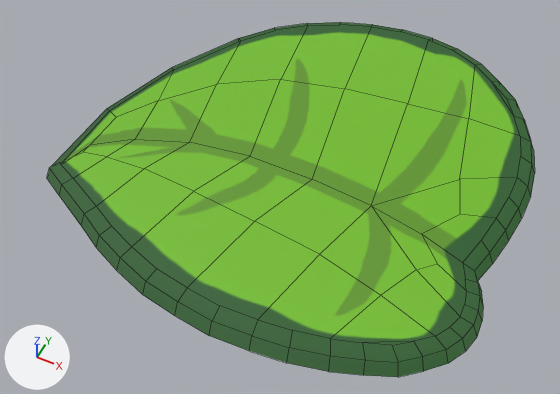
An edit to the FBX model Assets/Meshes/Plants/Leaf01.fbx, drawn before and after from the same camera.
Both versions are drawn from a 50 mm lens placed at (0.06, -0.669, 0.812), pointed at (-0.283, 0.017, -0.045). Every picture has the same lights, and +X, +Y and +Z are marked at lower left. Mesh edges are drawn as thin lines. Where no turn or scale is listed for an object, it has been applied to the vertices.

The older version as bpy lines, for what is in view:
```python
me_plane_027 = bpy.data.meshes.new('Plane.027')
me_plane_027.from_pydata(...)  # 151 vertices, 122 faces; spans x -0.727..0.049, y -0.3..0.3, z -0.181..0.108
me_plane_027.materials.append(mat_material_011)  # picture img_leaf01_png
ob_plane_026 = bpy.data.objects.new('Plane.026', me_plane_027)
ob_plane_026.location = (0.0, 0.0, 0.0)
```
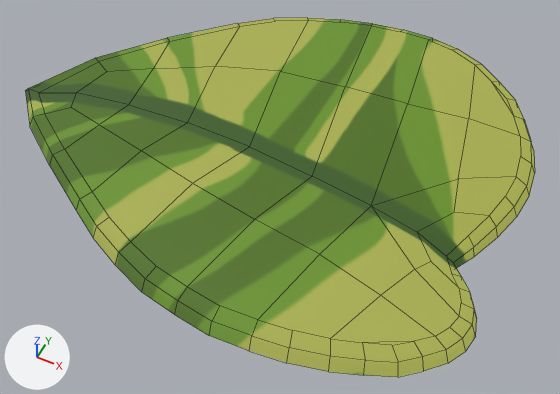
Pixel boxes (x1, y1, x2, y2) of what changed, in the pictures (560 x 394 px; the box of a moved part takes in the faces that stretch with it):
'Plane.026', recoloured, reshaped, surface changed (green to yellow)
    before: (47, 22, 535, 377)
    after: (25, 18, 535, 377)
part 1 of me_plane_027, moved or reshaped
    before: (47, 22, 535, 351)
    after: (25, 18, 535, 351)
part 2 of me_plane_027, surface changed (green to yellow)
    both: (209, 30, 535, 377)

Edits to the bpy script that builds the scene:
```text
Add img_plantsatlas_png:
    img_plantsatlas_png = load_image('PlantsAtlas.png', '../../Textures/PlantsAtlas.png', 2048, 2048, 'sRGB')
Add mat_material_007:
    mat_material_007 = principled_material('Material.007')
    mat_material_007.texture = img_plantsatlas_png
Change me_plane_027:
    used by ob_plane_026; location = (0.0, 0.0, 0.0)
    remove me_plane_027.from_pydata(...)  # 151 vertices, 122 faces; spans x -0.727..0.049, y -0.3..0.3, z -0.181..0.108
    remove me_plane_027.materials.append(mat_material_011)  # picture img_leaf01_png
    add me_plane_027.from_pydata(...)  # 151 vertices, 122 faces; spans x -0.727..0.047, y -0.3..0.3, z -0.044..0.108
    me_plane_027 part 1: 93 of 151 vertices moved; they spanned x -0.727..0.049, y -0.293..0.293, z -0.181..0.105 and now span x -0.727..0.047, y -0.293..0.293, z -0.044..0.107; mean shift (-0.004, 0.0, 0.027); largest move (-0.727, 0.0, -0.181) -> (-0.727, 0.0, 0.003)
    me_plane_027 part 2: texture (UV) coordinates of 122 of 122 faces, centred in x -0.681..0.045, y -0.294..0.294, z -0.121..0.104, changed; they spanned u 0.05..0.95, v 0.0..0.7 and now span u 0.0..0.35, v 0.74..0.99
    add me_plane_027.materials.append(mat_material_007)  # picture img_plantsatlas_png
```
